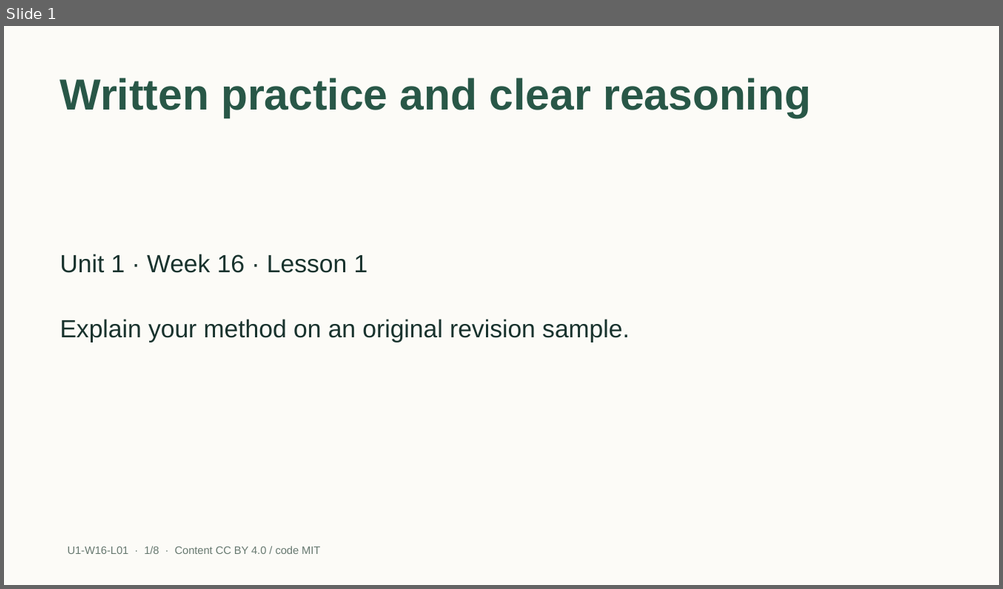
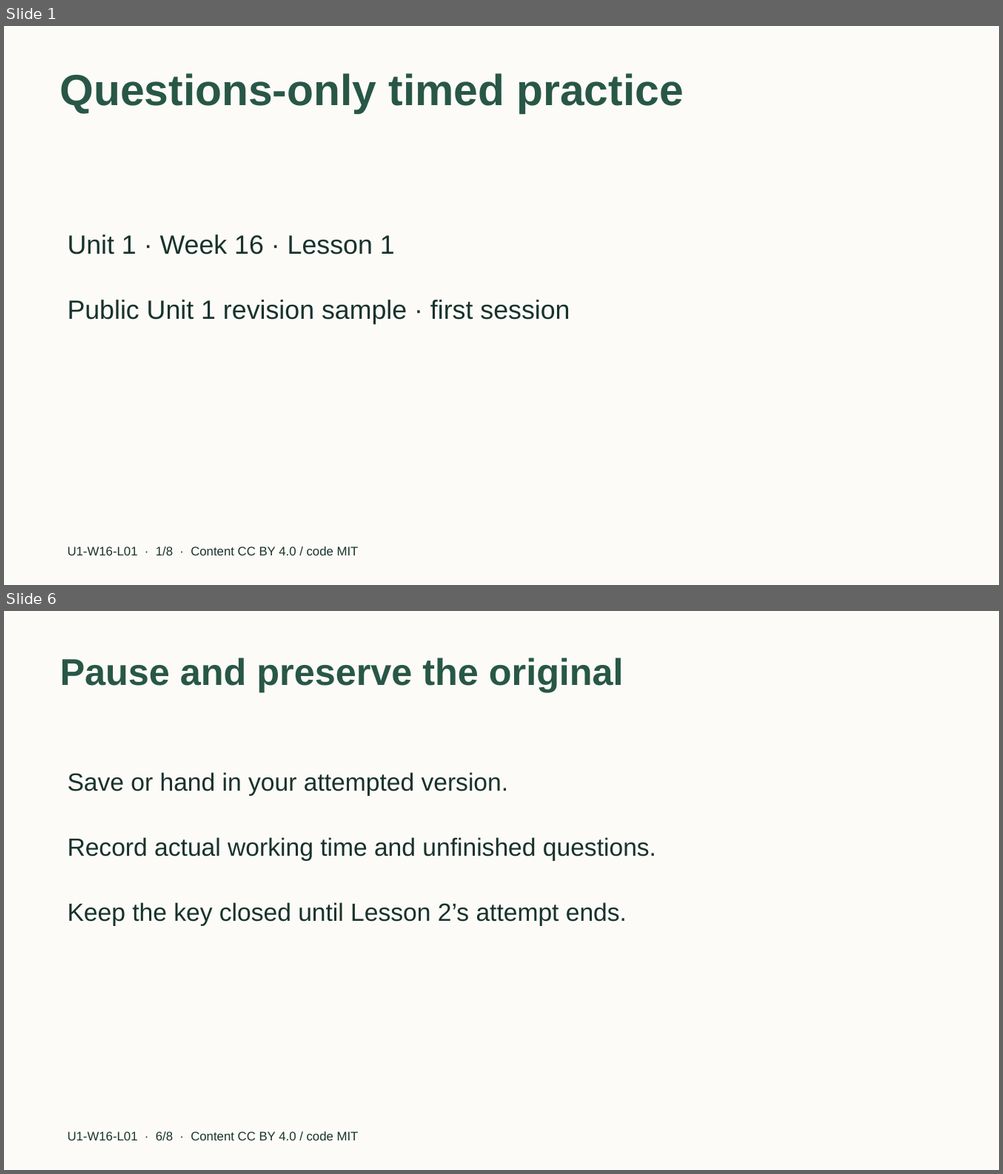
Before and after one commit to EdugenIO/cs-atar-textbook, a slide deck: dist/slides/u1-w16-l01.pptx. Shown one above the other, each under a label of ours: slide 1 before the commit, slides 1 and 6 after it; the slides between them are not shown. The pictures are 1003x589 and 1003x1174 pixels, drawn with LibreOffice and Linux fonts; fonts in the diff are those of the drawing. Boxes give left, top, right and bottom in pixels: in the first picture for what was removed or moved away, otherwise in the second. Text is boxed around its words. In the diff, an @@ line names an element or a change of style, - is before the commit and + after.

```diff
--- a/dist/slides/u1-w16-l01.pptx
+++ b/dist/slides/u1-w16-l01.pptx
@@ slide 6 added at [4,611,999,1170], background #FCFBF7 @@
@@ title added at [60,658,623,692], 36 pt, text #285747, bold @@
+Pause and preserve the original
@@ text added at [68,772,509,796], 24 pt, text #18322D @@
+Save or hand in your attempted version.
@@ text added at [68,837,656,861], 24 pt, text #18322D @@
+Record actual working time and unfinished questions.
@@ text added at [68,903,626,926], 24 pt, text #18322D @@
+Keep the key closed until Lesson 2’s attempt ends.
@@ text added at [68,1132,358,1141], 12 pt, text #18322D @@
+U1-W16-L01 · 6/8 · Content CC BY 4.0 / code MIT
@@ slide 1 changed as well @@
@@ title at [60,73,683,113]: text changed @@
-Written practice and clear reasoning
+Questions-only timed practice
@@ text "Unit 1 · Week 16 ..." at [68,235,395,255]: size 24 to 25.5 pt; vertical alignment middle to top @@
@@ text "Public Unit 1 revision sample ..." at [68,300,569,324]: vertical alignment middle to top @@
@@ text at [68,300,569,324]: text changed; size 24 to 25.5 pt @@
-Explain your method on an original revision sample.
+Public Unit 1 revision sample · first session
@@ text "U1-W16-L01 · 1/8 · Content ..." at [68,547,358,556]: size 10.5 to 12 pt, text colour #66786F to #18322D @@
```
Also in this commit, not shown: 6 other slides added, 7 slides removed, 40 other files.
